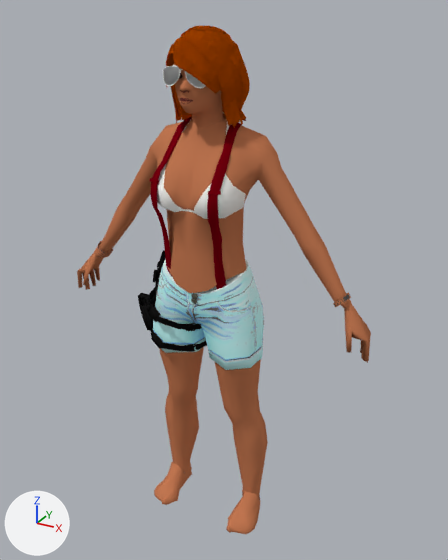
An edit to the Blender file Ray_Trace_Engine/assets/gtp_misty_gta_2.0/gtp_gta_misty_2.0.blend, drawn before and after from the same camera.
One viewpoint serves both versions: a 50 mm lens placed at (0.917, -1.557, 1.705), pointed at (0.035, 0.047, 0.902). Lighting does not change. The marker at lower left points along +X, +Y and +Z.

Objects in the first picture: 'feet_000_r_med_1', 'hair_000_u_high_1', 'hand_000_r_med_1', 'head_000_r_med_1', 'lowr_000_r_med_1', 'task_000_u_med_2', 'uppr_000_m_med_1', 'uppr_000_r_high_1.002'.
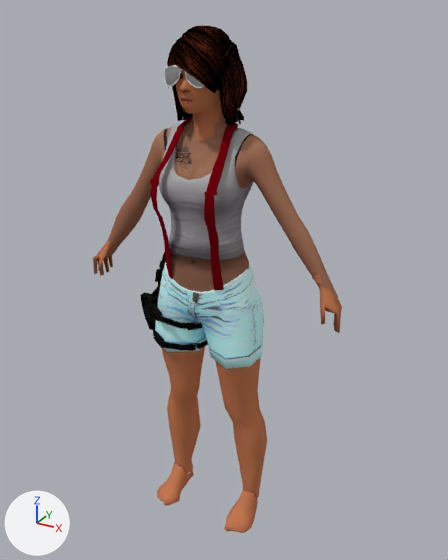
Pixel boxes [x1, y1, x2, y2] of what changed, in the pictures (448 x 560 px):
'uppr_000_m_med_1', hidden (brown): before [94, 112, 351, 307]
'uppr_004_r_high_1', added: after [106, 113, 339, 299]
'lowr_000_r_med_1', mesh rescaled: before [153, 260, 268, 498]; after [155, 263, 267, 498]
'hair_000_u_high_1', surface changed, mesh rescaled (brown to black): before [166, 26, 250, 128]; after [167, 25, 247, 128]
'uppr_000_r_high_1.002', mesh rescaled: before [150, 117, 242, 289]; after [150, 117, 239, 291]
'hand_000_r_med_1', mesh rescaled: before [77, 241, 371, 363]; after [93, 240, 342, 333]
'feet_000_r_med_1', mesh rescaled: before [154, 462, 260, 534]; after [157, 462, 258, 533]
'task_000_u_med_2', mesh rescaled: before [138, 250, 207, 352]; after [140, 252, 208, 351]

The change, as a diff of the scene's bpy script:
```diff
--- a/Ray_Trace_Engine/assets/gtp_misty_gta_2.0/gtp_gta_misty_2.0.blend.py
+++ b/Ray_Trace_Engine/assets/gtp_misty_gta_2.0/gtp_gta_misty_2.0.blend.py
@@ mat_hair_000_u_0 @@
 mat_hair_000_u_0 = principled_material('hair_000_u_0')
-mat_hair_000_u_0.texture = img_hair_baked
+mat_hair_000_u_0.texture = img_hair_diff_000_a_uni_png
 mat_hair_000_u_0.roughness = 1.0
@@ me_hand_000_r_med_1 @@
 me_hand_000_r_med_1.from_pydata(...)  # 181 vertices, 134 faces; spans x -0.539..0.535, y -0.032..0.077, z 0.756..0.954
+# me_hand_000_r_med_1 part 1: the whole mesh is scaled about its middle by (0.834, 0.867, 0.89), then moved by (0.0, -0.015, 0.069)
 me_hand_000_r_med_1.materials.append(mat_hand_000_r_1)
@@ me_lowr_000_r_med_1_001 @@
 me_lowr_000_r_med_1_001.from_pydata(...)  # 354 vertices, 498 faces; spans x -0.201..0.201, y -0.103..0.117, z 0.047..0.986
+# me_lowr_000_r_med_1_001 part 2: the whole mesh is scaled about its middle by (0.976, 1, 1), then moved by (0.0, 0.007, 0.0)
 me_lowr_000_r_med_1_001.materials.append(mat_lowr_000_r_1_001)
@@ me_feet_000_r_med_1 @@
 me_feet_000_r_med_1.from_pydata(...)  # 92 vertices, 118 faces; spans x -0.211..0.211, y -0.108..0.091, z 0.006..0.111
+# me_feet_000_r_med_1 part 3: the whole mesh is scaled about its middle by (0.937, 1, 1)
 me_feet_000_r_med_1.materials.append(mat_feet_000_r_1)
@@ me_hair_000_u_high_1 @@
 me_hair_000_u_high_1.from_pydata(...)  # 1054 vertices, 1348 faces; spans x -0.115..0.113, y -0.12..0.114, z 1.391..1.661
+# me_hair_000_u_high_1 part 4: the whole mesh is scaled about its middle by (0.937, 1, 1)
 me_hair_000_u_high_1.materials.append(mat_hair_000_u_0)
@@ me_uppr_000_r_high_1_003 @@
 me_uppr_000_r_high_1_003.from_pydata(...)  # 453 vertices, 291 faces; spans x -0.124..0.113, y -0.137..0.129, z 0.926..1.413
+# me_uppr_000_r_high_1_003 part 5: the whole mesh is scaled about its middle by (0.937, 0.998, 1), then moved by (0.0, -0.009, 0.0)
 me_uppr_000_r_high_1_003.materials.append(mat_uppr_000_r_0_001)
@@ me_task_000_u_med_2 @@
 me_task_000_u_med_2.from_pydata(...)  # 278 vertices, 300 faces; spans x -0.23..0.01, y -0.116..0.118, z 0.667..0.994
+# me_task_000_u_med_2 part 6: the whole mesh is scaled about its middle by (0.976, 1, 1), then moved by (0.003, 0.007, 0.0)
 me_task_000_u_med_2.materials.append(mat_task_000_u_2)
@@ ob_uppr_000_m_med_1 @@
 ob_uppr_000_m_med_1.location = (0.0, 0.0, 0.0)
+ob_uppr_000_m_med_1.scale = (0.937, 1.0, 1.0)
+ob_uppr_000_m_med_1.hide_set(True)
@@ ob_uppr_004_r_high_1 @@
+ob_uppr_004_r_high_1 = bpy.data.objects.new('uppr_004_r_high_1', me_uppr_004_r_high_1)  # 1258 vertices, 1795 faces; spans x -0.425..0.424, y -0.104..0.103, z 0.907..1.436; in mat_uppr_004_r_0 (picture img_uppr_diff_004_a_whi_png)
+ob_uppr_004_r_high_1.location = (0.0, 0.0, 0.0)
```
